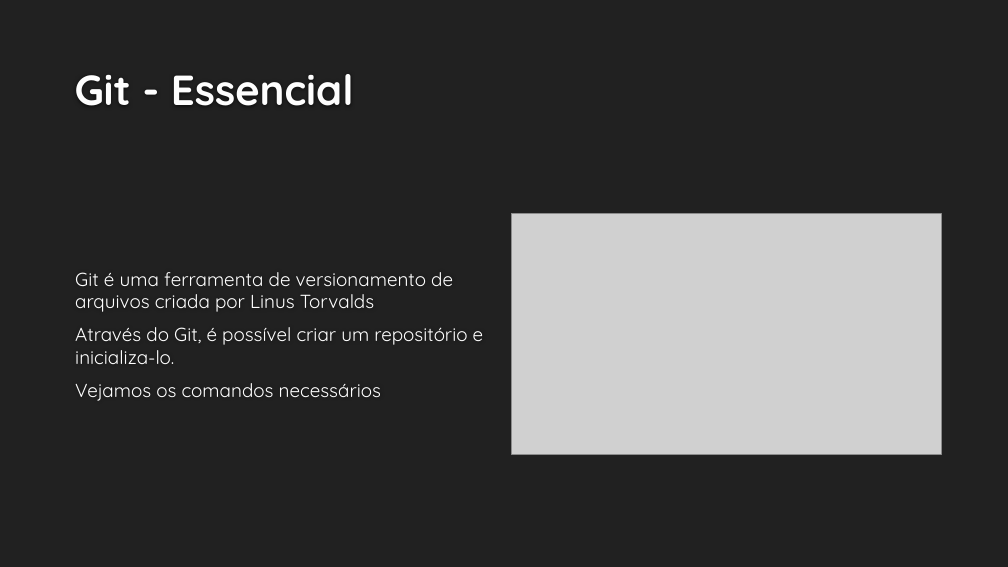
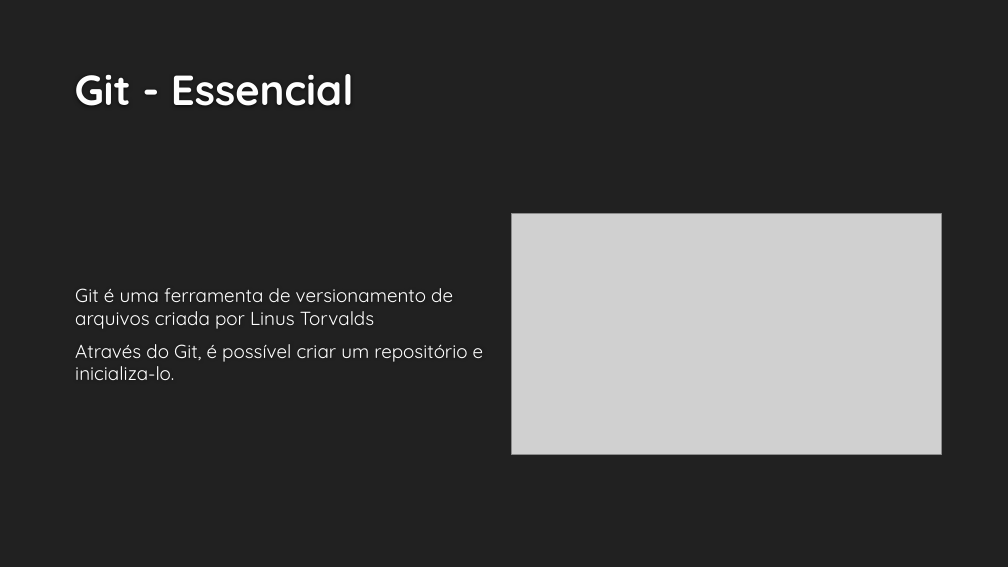
Before and after one commit to RecodeJr/GitHub-Professional, a slide deck: slide 4 of Git-GitHub/Git & Git-Hub – Aprimorando o conhecimento.pptx. Drawn at 1008x567 pixels with LibreOffice and Linux fonts; fonts in the diff are those of the drawing; grey boxes stand for pictures; background and template pictures are left out. Boxes give left, top, right and bottom in pixels: in the first picture for what was removed or moved away, otherwise in the second. Text is boxed around its words. In the diff, an @@ line names an element or a change of style, - is before the commit and + after.

Commit message:
§ slide §

```diff
--- a/Git-GitHub/Git & Git-Hub – Aprimorando o conhecimento.pptx
+++ b/Git-GitHub/Git & Git-Hub – Aprimorando o conhecimento.pptx
@@ text at (75, 383, 381, 401): paragraph removed @@
-Vejamos os comandos necessários
```
Also in this commit, not shown: 3 other slides changed, 1 slide added, 1 other file.
